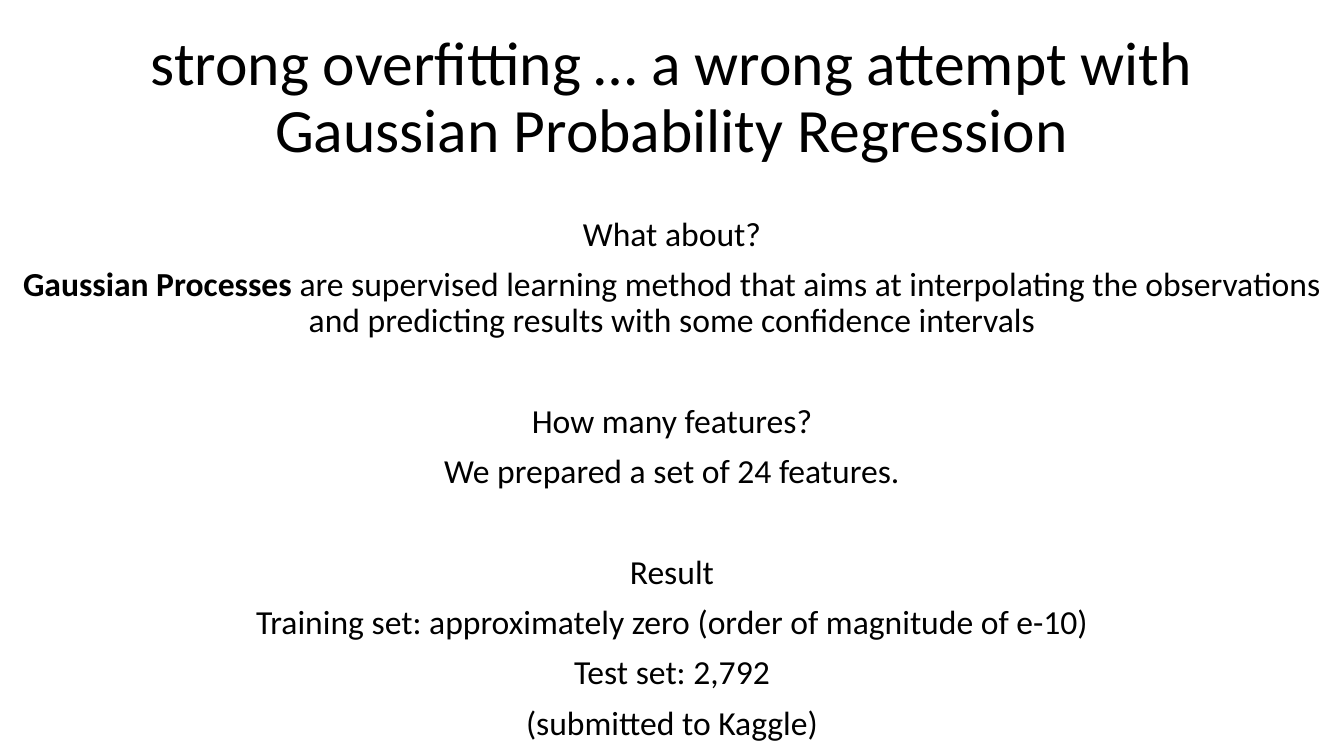
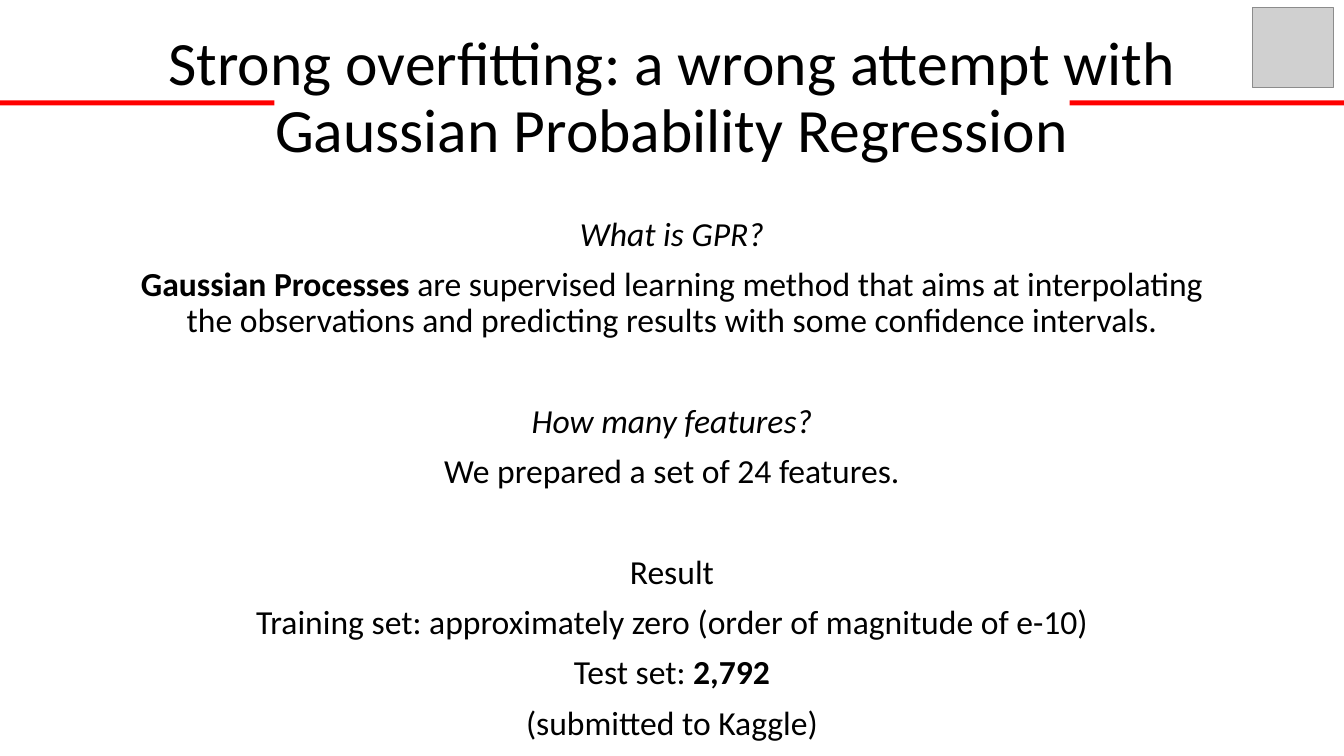
Before and after one commit to GiusTemp/kaggleunibo, a slide deck: slide 9 of slides/earthquakePrediction.pptx. Drawn at 1344x756 pixels with LibreOffice and Linux fonts; fonts in the diff are those of the drawing; grey boxes stand for pictures; background and template pictures are left out. Boxes give left, top, right and bottom in pixels: in the first picture for what was removed or moved away, otherwise in the second. Text is boxed around its words. In the diff, an @@ line names an element or a change of style, - is before the commit and + after.

```diff
--- a/slides/earthquakePrediction.pptx
+++ b/slides/earthquakePrediction.pptx
@@ picture added at [1253,7,1334,88] @@
@@ text at [168,42,1175,96]: text changed @@
-strong overfitting … a wrong attempt with
+Strong overfitting: a wrong attempt with
@@ rectangle added at [0,101,274,106], fill #FF0000 @@
@@ rectangle added at [1070,101,1344,106], fill #FF0000 @@
@@ text at [141,222,1202,338]: text changed @@
-What about?
-Gaussian Processes are supervised learning method that aims at interpolating the observations and predicting results with some confidence intervals
+What is GPR?
+Gaussian Processes are supervised learning method that aims at interpolating
+the observations and predicting results with some confidence intervals.
@@ text at [532,410,812,689]: italic on in "How many features?"; bold on in "2,792" @@
```
Also in this commit, not shown: 14 other slides changed.
